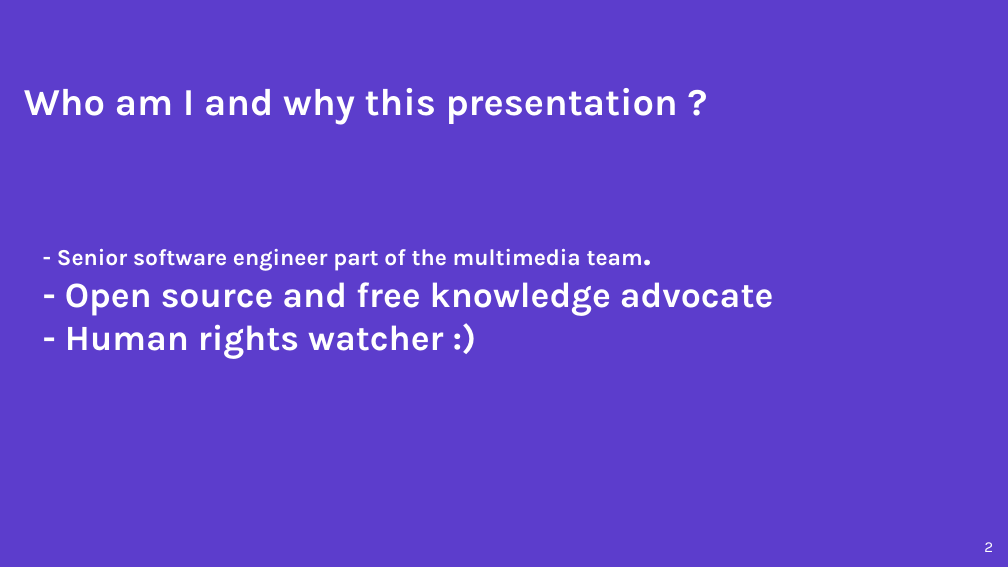
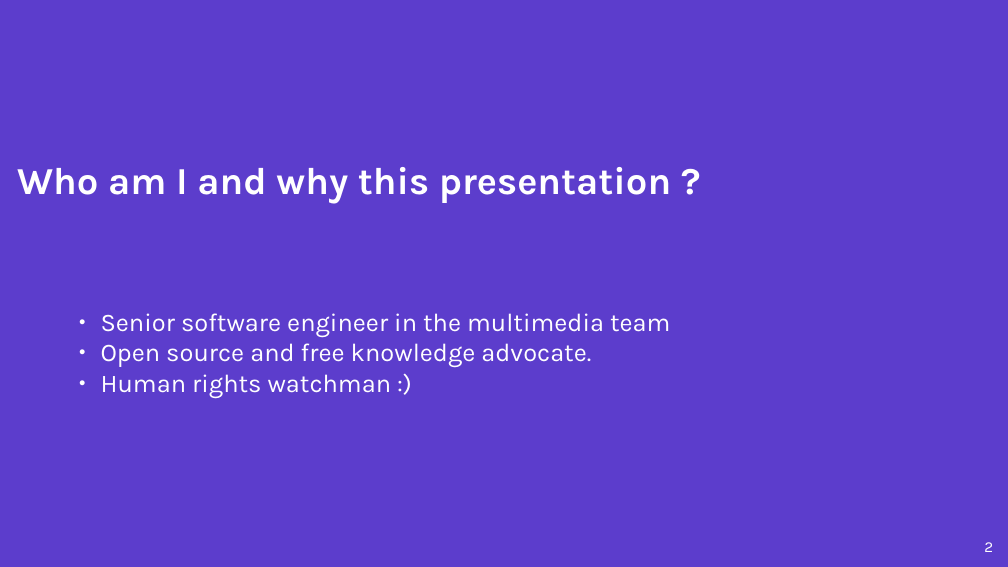
Before and after one commit to dabrain34/DabrainDocs, a slide deck: slide 2 of Presentation/OpenFoodFacts/openfoodfacts.odp. Drawn at 1008x567 pixels with LibreOffice and Linux fonts; fonts in the diff are those of the drawing; background and template pictures are left out. Boxes give left, top, right and bottom in pixels: in the first picture for what was removed or moved away, otherwise in the second. Text is boxed around its words. In the diff, an @@ line names an element or a change of style, - is before the commit and + after.

```diff
--- a/Presentation/OpenFoodFacts/openfoodfacts.odp
+++ b/Presentation/OpenFoodFacts/openfoodfacts.odp
@@ title "Who am I and why ...": place and size @@
-title "Who am I and why ..." at box(24, 88, 678, 125)
+title "Who am I and why ..." at box(17, 167, 671, 204)
@@ text at box(101, 313, 670, 398): text changed; size 28 to 20 pt; bold off @@
-- Senior software engineer part of the multimedia team.
-- Open source and free knowledge advocate
-- Human rights watcher :)
+  ● Senior software engineer in the multimedia team
+  ● Open source and free knowledge advocate.
+  ● Human rights watchman :)
```
Also in this commit, not shown: 9 other slides changed, 8 slides added, 6 slides removed.
